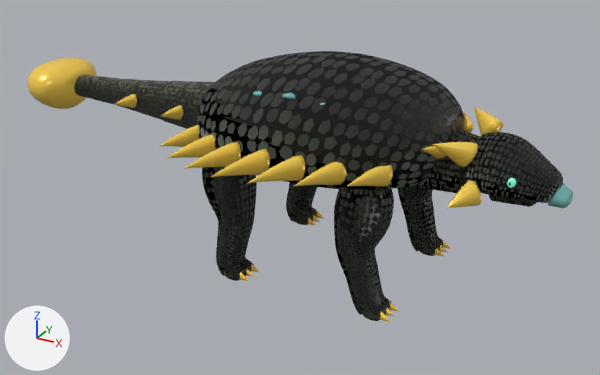
One commit to the glTF model assets/models/fighters/ankylo.glb: the scene before it, then after it.
Rendered twice from a 50 mm camera at (3.66, -7.24, 4.4) aimed at (-0.35, 0.04, 0.75). Arrows for +X, +Y and +Z are at lower left; the lights stay in place. The first picture is the older version. Where no turn or scale is listed for an object, it has been applied to the vertices.

The older version as bpy lines, for what is in view:
```python
ob_ankylo_carapace = bpy.data.objects.new('Ankylo_Carapace', me_ankylo_carapace_mesh)
ob_ankylo_carapace.location = (0.0, 0.0, 1.35)
ob_ankylo_clubboulder = bpy.data.objects.new('Ankylo_ClubBoulder', me_ankylo_clubboulder_mesh)
ob_ankylo_clubboulder.location = (-3.44, 0.0, 1.49)
ob_ankylo_hornsq__1 = bpy.data.objects.new('Ankylo_HornSq_-1', me_ankylo_hornsq__1_mesh)
ob_ankylo_hornsq__1.location = (1.64, -0.34, 1.63)
ob_ankylo_latspike_0_00__1 = bpy.data.objects.new('Ankylo_LatSpike_0.00_-1', me_ankylo_latspike_0_00__1_mesh)
ob_ankylo_latspike_0_00__1.location = (0.0, -1.18, 1.57)
ob_ankylo_latspike_0_34__1 = bpy.data.objects.new('Ankylo_LatSpike_0.34_-1', me_ankylo_latspike_0_34__1_mesh)
ob_ankylo_latspike_0_34__1.location = (0.34, -1.135, 1.563)
ob_ankylo_latspike_0_68__1 = bpy.data.objects.new('Ankylo_LatSpike_0.68_-1', me_ankylo_latspike_0_68__1_mesh)
ob_ankylo_latspike_0_68__1.location = (0.68, -0.999, 1.542)
ob_ankylo_latspike_1_02__1 = bpy.data.objects.new('Ankylo_LatSpike_1.02_-1', me_ankylo_latspike_1_02__1_mesh)
ob_ankylo_latspike_1_02__1.location = (1.02, -0.774, 1.506)
ob_ankylo_latspike__0_34__1 = bpy.data.objects.new('Ankylo_LatSpike_-0.34_-1', me_ankylo_latspike__0_34__1_mesh)
ob_ankylo_latspike__0_34__1.location = (-0.34, -1.135, 1.563)
ob_ankylo_latspike__0_68__1 = bpy.data.objects.new('Ankylo_LatSpike_-0.68_-1', me_ankylo_latspike__0_68__1_mesh)
ob_ankylo_latspike__0_68__1.location = (-0.68, -0.999, 1.542)
# also in view: 'Bone_Leg3_Limb' at (-0.74, -0.74, 0.7); 'Ankylo_Cranium' at (1.96, 0.0, 1.47); 'Ankylo_TailSeg2' at (-3.05, 0.0, 1.49); 'Bone_Leg0_Limb' at (0.76, 0.74, 0.7); 'Bone_Leg2_Limb' at (-0.74, 0.74, 0.7)
```
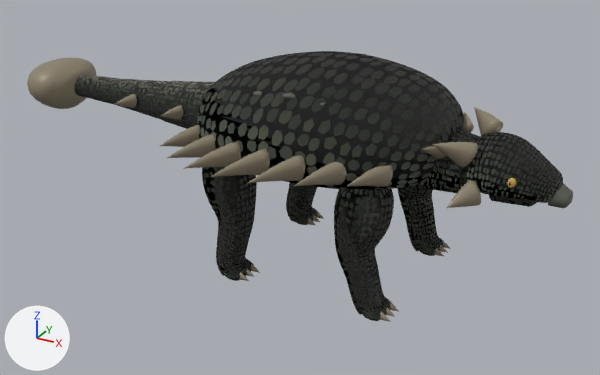
What differs and where, as boxes (x1, y1, x2, y2) in the pictures (600 x 375 px):
'Ankylo_ClubBoulder', recoloured (yellow to brown): (27, 58, 96, 109) in both
'Ankylo_LatSpike_0.00_-1', recoloured (yellow to brown): (211, 149, 270, 177) in both
'Ankylo_LatSpike_0.34_-1', recoloured (yellow to brown): (248, 155, 305, 183) in both
'Ankylo_LatSpike_-0.34_-1', recoloured (yellow to brown): (183, 142, 241, 169) in both
'Ankylo_LatSpike_0.68_-1', recoloured (yellow to brown): (294, 162, 347, 186) in both
'Ankylo_HornSq_-1', recoloured (yellow to brown): (432, 142, 478, 168) in both
'Ankylo_LatSpike_1.02_-1', recoloured (yellow to brown): (348, 165, 393, 187) in both
'Ankylo_LatSpike_-0.68_-1', recoloured (yellow to brown): (167, 134, 216, 158) in both
'Ankylo_HornJg_-1', recoloured (yellow to brown): (447, 180, 481, 208) in both
'Ankylo_HornSq_1', recoloured (yellow to brown): (474, 107, 503, 135) in both
'Ankylo_LatSpike_-1.02_-1', recoloured (yellow to brown): (160, 125, 200, 147) in both
'Ankylo_Beak', recoloured (cyan to dark grey): (548, 183, 573, 208) in both
'Ankylo_TailSpike0_-1', recoloured (yellow to brown): (161, 105, 183, 120) in both
'Ankylo_TailSpike1_-1', recoloured (yellow to brown): (114, 94, 137, 108) in both
'Ankylo_CervicalSpike_-1', recoloured (yellow to brown): (422, 146, 446, 159) in both
'Ankylo_CervicalSpike_1', recoloured: (463, 112, 474, 133) in both
'Ankylo_Scute_0.00_-1_0.68', recoloured: (282, 92, 295, 99) in both
'Bone_Leg1_Claw0', recoloured: (380, 312, 391, 322) in both
'Bone_Leg3_Claw0', recoloured: (240, 272, 249, 281) in both
'Bone_Leg1_Claw2', recoloured: (389, 302, 398, 311) in both
'Bone_Leg1_Claw1', recoloured: (386, 307, 395, 317) in both
'Bone_Leg3_Claw2', recoloured: (251, 264, 260, 273) in both
'Bone_Leg0_Claw0', recoloured: (435, 248, 444, 256) in both
'Bone_Leg3_Claw1', recoloured: (246, 269, 254, 277) in both
'Bone_Leg0_Claw2', recoloured: (442, 240, 451, 249) in both
'Bone_Leg2_Claw0', recoloured: (308, 218, 315, 225) in both
'Ankylo_Scute_-0.34_-1_0.68', recoloured: (253, 91, 262, 96) in both
'Bone_Leg2_Claw2', recoloured: (316, 211, 324, 219) in both
'Bone_Leg0_Claw1', recoloured: (440, 245, 448, 253) in both
'Bone_Leg2_Claw1', recoloured: (313, 215, 320, 222) in both

The change, as a list of edits to the scene's bpy script:
```text
Change mat_mat_accent:
    mat_mat_accent.base_color: (0.96, 0.64, 0.08) -> (0.26, 0.22, 0.15)  # yellow #fad150 -> brown #8b816c
Change mat_mat_secondary:
    mat_mat_secondary.base_color: (0.16, 0.44, 0.42) -> (0.09, 0.1, 0.08)  # cyan #6fb1ad -> dark grey #555950
```
